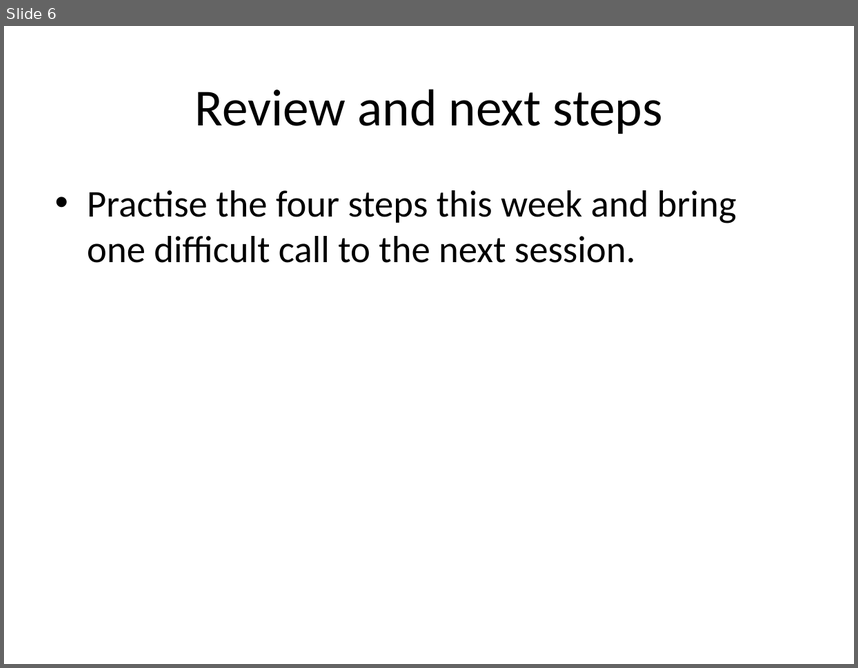
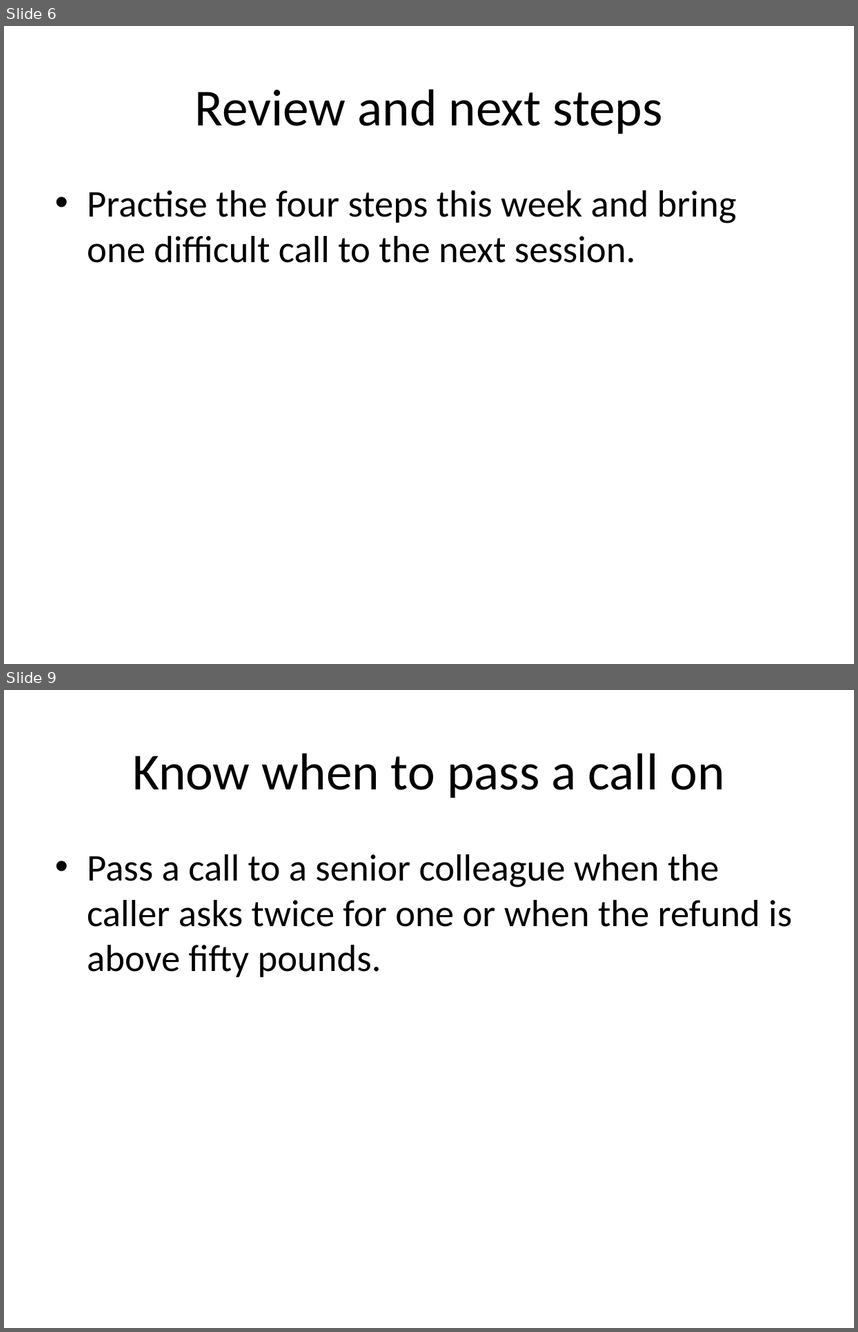
Before and after one commit to pTidke/pdfanchor, a slide deck: references/chunking/generated/deck.pptx. Shown one above the other, each under a label of ours: slide 6 before the commit, slides 6 and 9 after it; the slides between them are not shown. The pictures are 858x668 and 858x1332 pixels, drawn with LibreOffice and Linux fonts; fonts in the diff are those of the drawing. Boxes give left, top, right and bottom in pixels: in the first picture for what was removed or moved away, otherwise in the second. Text is boxed around its words. In the diff, an @@ line names an element or a change of style, - is before the commit and + after.

```diff
--- a/references/chunking/generated/deck.pptx
+++ b/references/chunking/generated/deck.pptx
@@ slide 9 added at (4, 690, 854, 1328), background #FFFFFF @@
@@ title added at (132, 753, 724, 798), 44 pt, text #000000 @@
+Know when to pass a call on
@@ text added at (87, 854, 792, 977), 32 pt, text #000000 @@
+• Pass a call to a senior colleague when the caller asks twice for one or when the refund is above fifty pounds.
```
Also in this commit, not shown: 4 other slides added, 8 other files.
